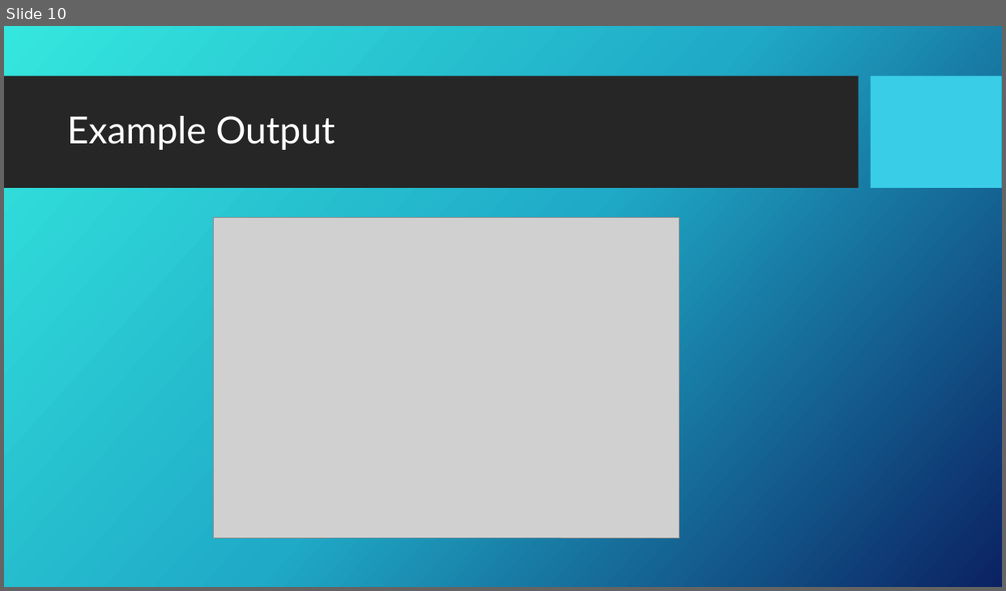
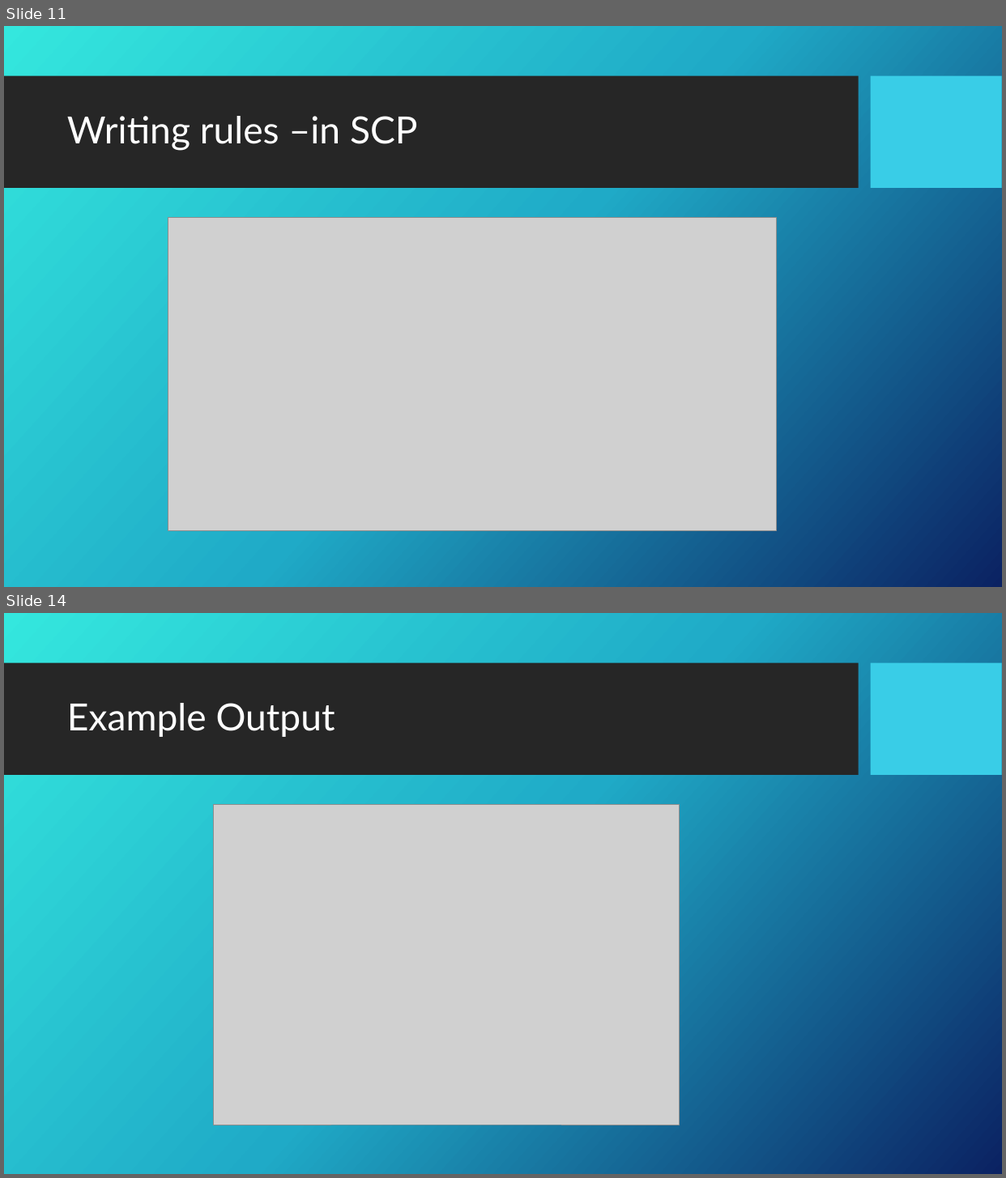
Before and after one commit to ajeesh875/pyShellSAST, a slide deck: SEMGREP.pptx. Shown one above the other, each under a label of ours: slide 10 before the commit, slides 11 and 14 after it; the slides between them are not shown. The pictures are 1006x591 and 1006x1178 pixels, drawn with LibreOffice and Linux fonts; fonts in the diff are those of the drawing; grey boxes stand for pictures; background and template pictures are left out. Boxes give left, top, right and bottom in pixels: in the first picture for what was removed or moved away, otherwise in the second. Text is boxed around its words. In the diff, an @@ line names an element or a change of style, - is before the commit and + after.

```diff
--- a/SEMGREP.pptx
+++ b/SEMGREP.pptx
@@ slide 11 added at [4, 26, 1002, 587], background picture (left out); not listed: 2 template elements that a slide beside it also shows @@
@@ title added at [67, 116, 418, 151], 36 pt, text #FFFFFF @@
+Writing rules –in SCP
@@ picture added at [168, 218, 777, 531] @@
@@ what was slide 10 is now slide 14 @@
```
Also in this commit, not shown: 4 slides changed, 8 other slides added, 1 slide removed.
